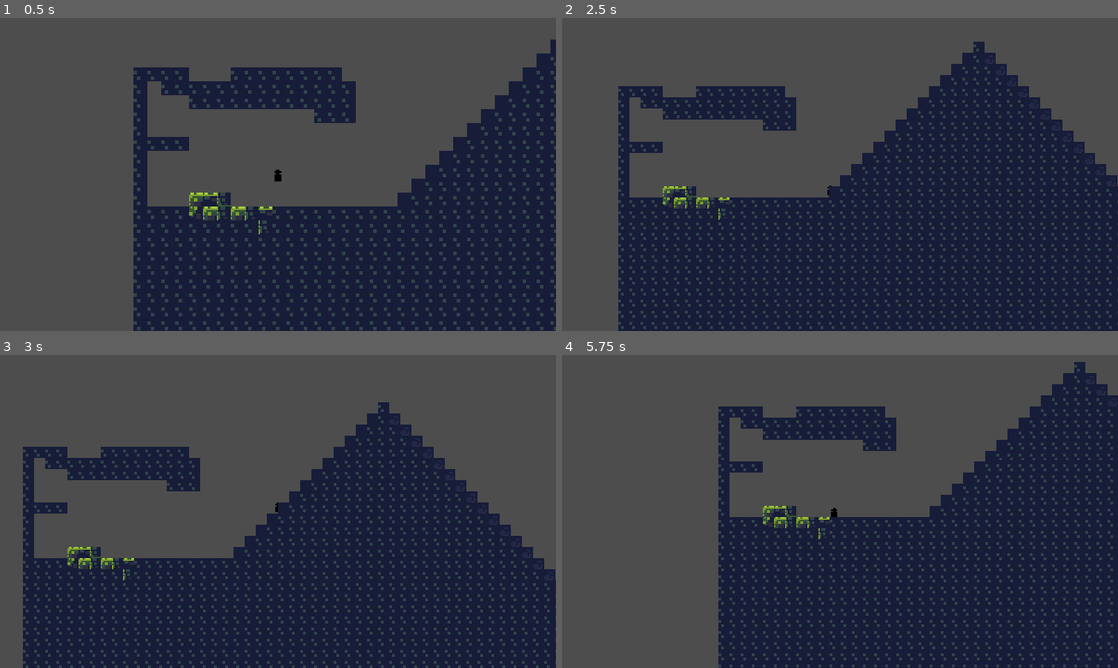
Above: before the commit, frames 1-4 (two rows, left to right).
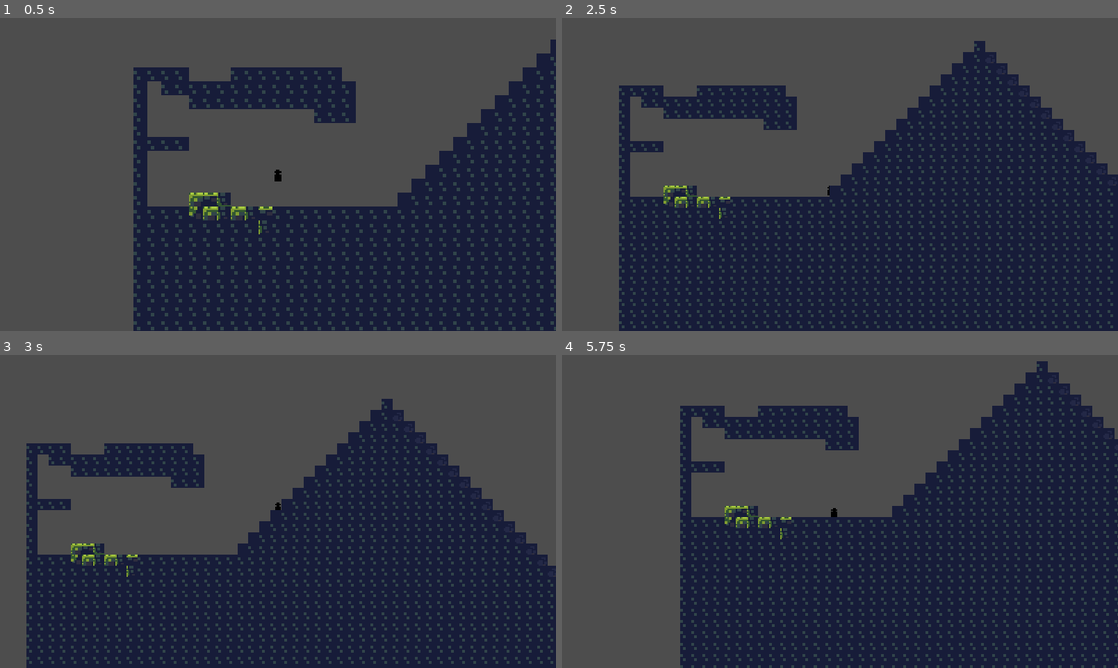
Above: after the commit, the same moments.

Repository: tetraminus/GrappleFormer
Game: Godot game, scene res://Rooms/Test/TestRoom1.tscn
The game is run twice, just before and just after one commit, with the same random seed, the same clock (stepped at 60 frames per second) and the same inputs.
Inputs (mouse positions are in pixels of both pictures, inside the frame that each line leads up to):
- Up to frame 1 (0.5 s): no input
- Up to frame 2 (2.5 s): move the mouse to (962, 158) at 0.52 s; hold D (move_right) 0.53-1.28 s; click (962, 158) at 0.6 s; tap Space (jump) at 0.77, 1.52 s; right-click (962, 158) at 0.8 s; move the mouse to (728, 190) at 1.27 s; hold S (move_down) 1.28-2.03 s; right-click (728, 190) at 1.35 s; click (728, 190) at 1.55 s; move the mouse to (895, 105) at 2.02 s; hold D (move_right) from 2.03 s (still down); click (895, 105) at 2.1 s; right-click (895, 105) at 2.3 s
- Up to frame 3 (3 s): keep holding D (move_right); move the mouse to (250, 574) at 2.77 s; right-click (250, 574) at 2.85 s
- Up to frame 4 (5.75 s): tap Space (jump) at 3.02, 3.77, 4.52 s; click (812, 574) at 3.05 s; move the mouse to (1006, 558) at 3.52 s; release D (move_right) at 3.53 s; hold A (move_left) 3.53-5.03 s; click (1006, 558) at 3.6 s; right-click (1006, 558) at 3.8 s; move the mouse to (673, 464) at 4.27 s; right-click (673, 464) at 4.35 s; click (673, 464) at 4.55 s; move the mouse to (867, 511) at 5.02 s; hold S (move_down) from 5.03 s (still down); click (867, 511) at 5.1 s; right-click (867, 511) at 5.3 s

Frame 1 is identical in both runs. In frame 2, 7.0% of the frame differs, in the area x 10-100%, y 7-100%; in frame 3, 16%; in frame 4, 23%, in the area x 21-100%, y 2-100%.

Commit message:
grapple shtuff

Diff:
--- a/GrappleHolder.gd
+++ b/GrappleHolder.gd
@@ -1,13 +1,16 @@
 extends Node2D
 @onready var ray: RayCast2D = $RayCast2D
 @export var grappledistance:int
-
+@export var grapplespeed:int
+var player
 
 var current_grapple = null
 
 # Called when the node enters the scene tree for the first time.
 func _ready():
 	ray.target_position = Vector2(grappledistance,0)
+	player = owner as Player
+	DisplayServer.mouse_set_mode(DisplayServer.MOUSE_MODE_CONFINED)
 
 
 func _process(_delta):
@@ -25,9 +28,10 @@
 			var point = ray.get_collision_point()
 			var distance = ray.get_collision_point().distance_to(owner.position)
 
-			owner.grapplepoint = point
-			owner.grappledistance = distance
+			player.setgrapple(point, distance)
 
 	if Input.is_action_just_released("grapple"):
-		owner.grapplepoint = null
-		owner.grappledistance = null
+		player.releasegrapple()
+
+	if Input.is_action_just_pressed("grapplefling"):
+		player.grapplefling(grapplespeed)
--- a/grapple_holder.tscn
+++ b/grapple_holder.tscn
@@ -8,5 +8,3 @@
 [node name="RayCast2D" type="RayCast2D" parent="."]
 target_position = Vector2(10000, 2.08165e-12)
 collision_mask = 8
-
-[node name="Line2D" type="Line2D" parent="."]
--- a/player.gd
+++ b/player.gd
@@ -1,5 +1,7 @@
 # rigidbody character controller
 extends RigidBody2D
+
+class_name Player
 
 var speed = 320
 var max_speed = 3200
@@ -16,6 +18,8 @@
 var slamming
 var grapplepoint
 var grappledistance
+@onready var grappleline:Line2D = $GrappleVis/Line2D
+@onready var grappleparticles:GPUParticles2D = $GrappleVis
 
 
 func _ready():
@@ -38,6 +42,23 @@
 		$Icon.position.y = 0
 
 	queue_redraw()
+	#put line between player and grapple point
+	if grapplepoint != null:
+		grappleline.points = [Vector2.ZERO, grapplepoint - global_position]
+		grappleline.visible = true
+	else:
+		grappleline.visible = false
+	#put particles along line
+	if grapplepoint != null:
+		grappleparticles.emitting = true
+		grappleparticles.process_material.direction = Vector3((grapplepoint - global_position).normalized().x, (grapplepoint - global_position).normalized().y, 0)
+		grappleparticles.process_material.spread =10
+
+	else:
+		grappleparticles.emitting = false
+
+
+
 var coyote_timer = 0
 
 #2d rigidbody character controller
@@ -170,8 +191,26 @@
 	else:
 		gravity = base_gravity
 
+
+func setgrapple(point:Vector2, distance:float = -1):
+	grapplepoint = point
+	if distance != -1:
+		grappledistance = distance
+	else:
+		grappledistance = global_position.distance_to(grapplepoint)
+
+func releasegrapple():
+	grapplepoint = null
+	grappledistance = null
+
+func grapplefling(flingspeed:float):
+	if grapplepoint != null:
+		apply_central_impulse((grapplepoint - global_position).normalized() * flingspeed)
+		releasegrapple()
+
+
 func _draw():
-	if grapplepoint != null and EngineDebugger.is_active():
+	if false:
 		draw_line(Vector2.ZERO, grapplepoint - global_position, Color(1, 1, 1, 1), 2)
 		draw_circle(grapplepoint - global_position, 5, Color(1, 1, 1, 1))
 		draw_circle(grapplepoint - global_position, grappledistance, Color(1, 1, 1, 0.1))
--- a/player.tscn
+++ b/player.tscn
@@ -12,9 +12,35 @@
 radius = 64.0
 height = 256.0
 
+[sub_resource type="Curve" id="Curve_rc3hk"]
+_data = [Vector2(0, 1), 0.0, 0.0, 0, 0, Vector2(0.772249, 0.854691), 0.0, 0.0, 0, 0, Vector2(1, 0), 0.0, 0.0, 0, 0]
+point_count = 3
+
+[sub_resource type="CurveTexture" id="CurveTexture_ocxf0"]
+curve = SubResource("Curve_rc3hk")
+
+[sub_resource type="ParticleProcessMaterial" id="ParticleProcessMaterial_351ax"]
+particle_flag_align_y = true
+particle_flag_disable_z = true
+spread = 180.0
+gravity = Vector3(2.08165e-12, 2.08165e-12, 2.08165e-12)
+initial_velocity_min = 153.28
+initial_velocity_max = 167.88
+angular_velocity_min = 252.26
+angular_velocity_max = 252.26
+orbit_velocity_min = 0.0
+orbit_velocity_max = 0.0
+linear_accel_min = 13.14
+linear_accel_max = 13.14
+scale_min = 10.0
+scale_max = 10.0
+scale_curve = SubResource("CurveTexture_ocxf0")
+
+[sub_resource type="PlaceholderTexture2D" id="PlaceholderTexture2D_afpco"]
+
 [node name="player" type="RigidBody2D"]
 physics_material_override = SubResource("PhysicsMaterial_bfvmk")
-continuous_cd = 2
+continuous_cd = 1
 can_sleep = false
 lock_rotation = true
 script = ExtResource("1_2nm25")
@@ -30,3 +56,12 @@
 
 [node name="GrappleHolder" parent="." instance=ExtResource("3_m87yc")]
 grappledistance = 10000
+grapplespeed = 10000
+
+[node name="GrappleVis" type="GPUParticles2D" parent="."]
+amount = 100
+process_material = SubResource("ParticleProcessMaterial_351ax")
+texture = SubResource("PlaceholderTexture2D_afpco")
+
+[node name="Line2D" type="Line2D" parent="GrappleVis"]
+default_color = Color(0.164706, 0, 1, 1)
--- a/project.godot
+++ b/project.godot
@@ -59,6 +59,11 @@
 "events": [Object(InputEventMouseButton,"resource_local_to_scene":false,"resource_name":"","device":-1,"window_id":0,"a …(253 unchanged characters)…
 ]
 }
+grapplefling={
+"deadzone": 0.5,
+"events": [Object(InputEventMouseButton,"resource_local_to_scene":false,"resource_name":"","device":-1,"window_id":0,"alt_pressed":false,"shift_pressed":false,"ctrl_pressed":false,"meta_pressed":false,"button_mask":2,"position":Vector2(687, 3),"global_position":Vector2(695, 87),"factor":1.0,"button_index":2,"canceled":false,"pressed":true,"double_click":false,"script":null)
+]
+}
 
 [physics]
 
Not shown: 1 places in player.tscn that only renumber resources
